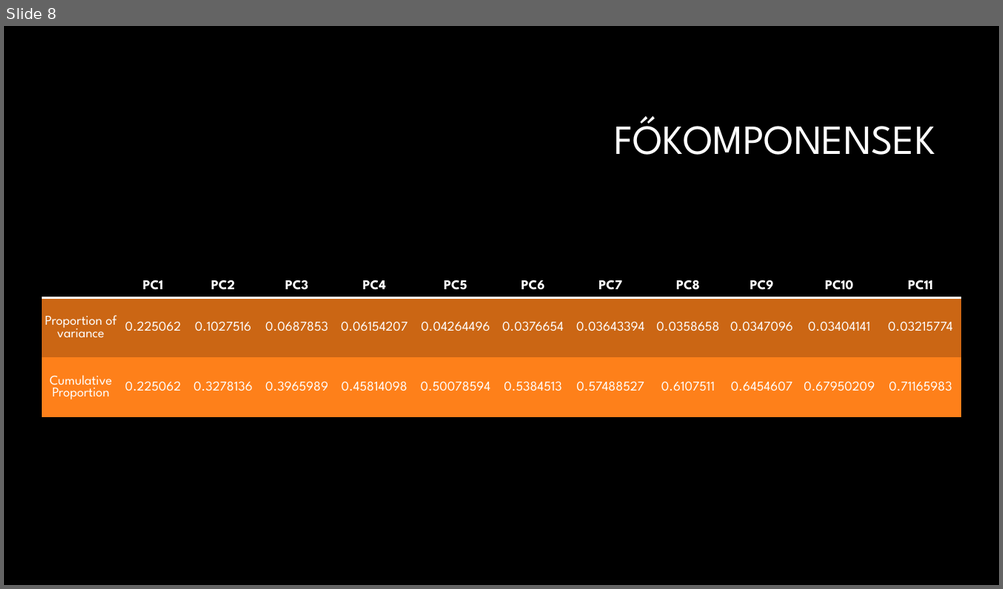
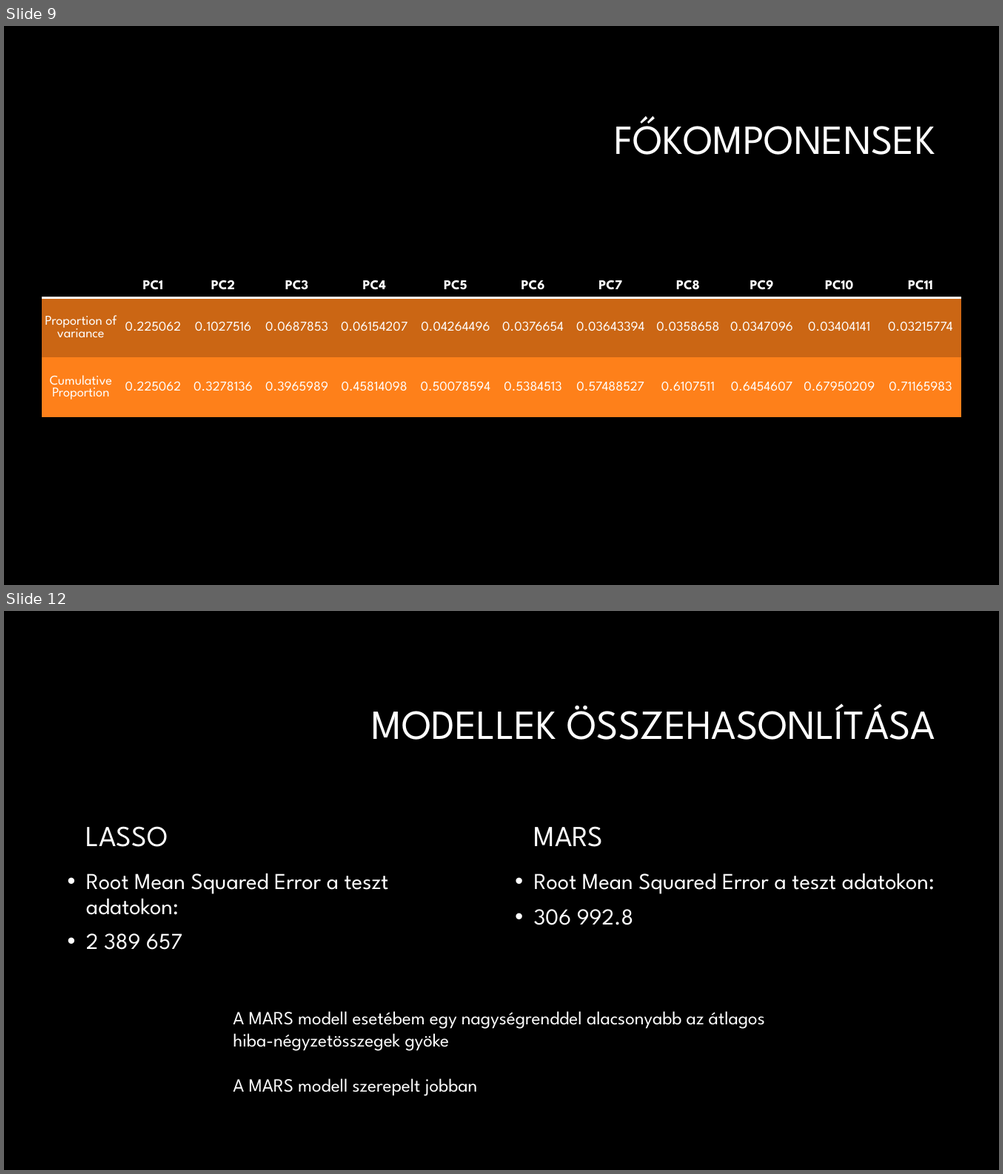
Before and after one commit to DLeves/TobbvaltPet, a slide deck: Prezi.pptx. Shown one above the other, each under a label of ours: slide 8 before the commit, slides 9 and 12 after it; the slides between them are not shown. The pictures are 1003x589 and 1003x1174 pixels, drawn with LibreOffice and Linux fonts; fonts in the diff are those of the drawing; background and template pictures are left out. Boxes give left, top, right and bottom in pixels: in the first picture for what was removed or moved away, otherwise in the second. Text is boxed around its words. In the diff, an @@ line names an element or a change of style, - is before the commit and + after.

```diff
--- a/Prezi.pptx
+++ b/Prezi.pptx
@@ slide 12 added at (x1=4, y1=611, x2=999, y2=1170), background #000000 @@
@@ title added at (x1=372, y1=703, x2=935, y2=740), 40 pt, text #FFFFFF @@
+MODELLEK ÖSSZEHASONLÍTÁSA
@@ text added at (x1=86, y1=826, x2=168, y2=847), 28 pt, text #FFFFFF @@
+LASSO
@@ text added at (x1=534, y1=826, x2=603, y2=847), 28 pt, text #FFFFFF @@
+MARS
@@ text added at (x1=86, y1=873, x2=389, y2=950), 22 pt, text #FFFFFF @@
+• Root Mean Squared Error a teszt adatokon:
+• 2 389 657
@@ text added at (x1=534, y1=873, x2=934, y2=925), 22 pt, text #FFFFFF @@
+• Root Mean Squared Error a teszt adatokon:
+• 306 992.8
@@ text added at (x1=233, y1=1011, x2=765, y2=1096), 18 pt, text #FFFFFF @@
+A MARS modell esetébem egy nagységrenddel alacsonyabb az átlagos hiba-négyzetösszegek gyöke
+A MARS modell szerepelt jobban
@@ what was slide 8 is now slide 9 @@
```
Also in this commit, not shown: 4 slides changed, 2 other slides added, 2 slides removed.
